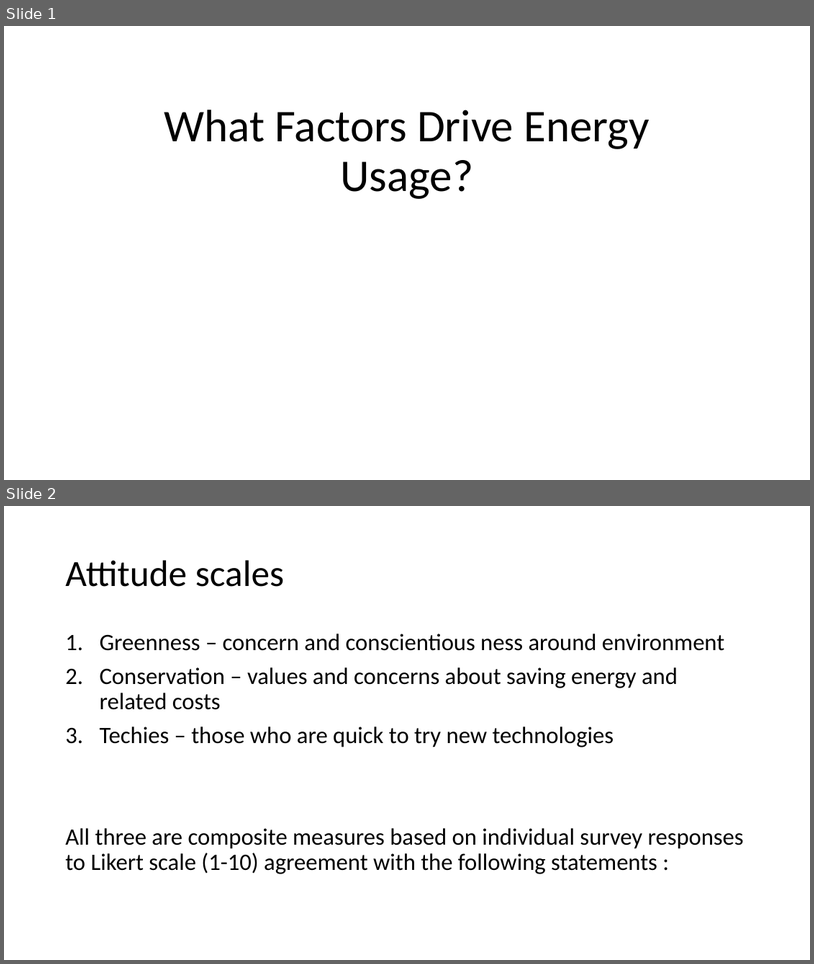
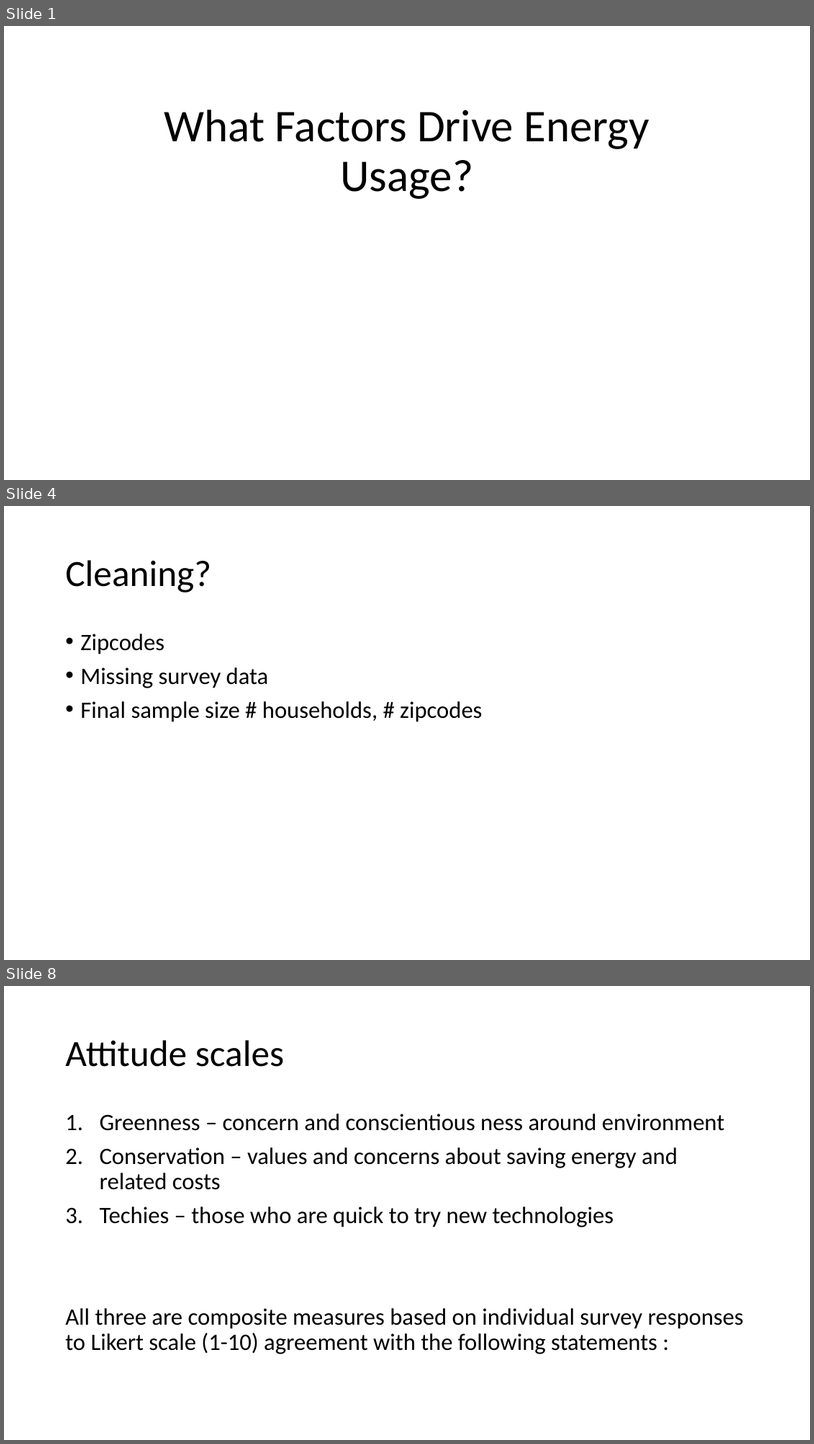
Before and after one commit to evanej/project-1, a slide deck: PPT Draft.pptx. Shown one above the other, each under a label of ours: slides 1 and 2 before the commit, slides 1, 4 and 8 after it; the slides between them are not shown. The pictures are 814x964 and 814x1444 pixels, drawn with LibreOffice and Linux fonts; fonts in the diff are those of the drawing. Boxes give left, top, right and bottom in pixels: in the first picture for what was removed or moved away, otherwise in the second. Text is boxed around its words. In the diff, an @@ line names an element or a change of style, - is before the commit and + after.

```diff
--- a/PPT Draft.pptx
+++ b/PPT Draft.pptx
@@ slide 4 added at bbox=[4, 506, 810, 960], background #FFFFFF @@
@@ title added at bbox=[65, 560, 211, 592], 44 pt, text #000000 @@
+Cleaning?
@@ text added at bbox=[80, 633, 482, 722], 28 pt, text #000000 @@
+• Zipcodes
+• Missing survey data
+• Final sample size # households, # zipcodes
@@ what was slide 2 is now slide 8 @@
```
Also in this commit, not shown: 12 other slides added.
